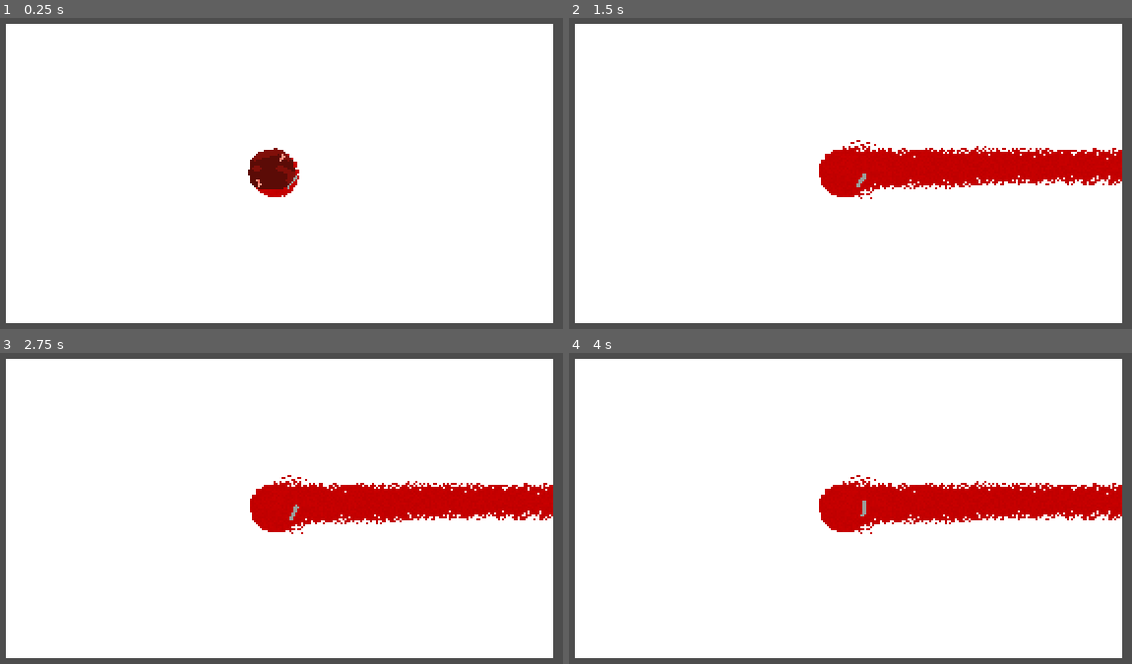
Above: before the commit, frames 1-4 (two rows, left to right).
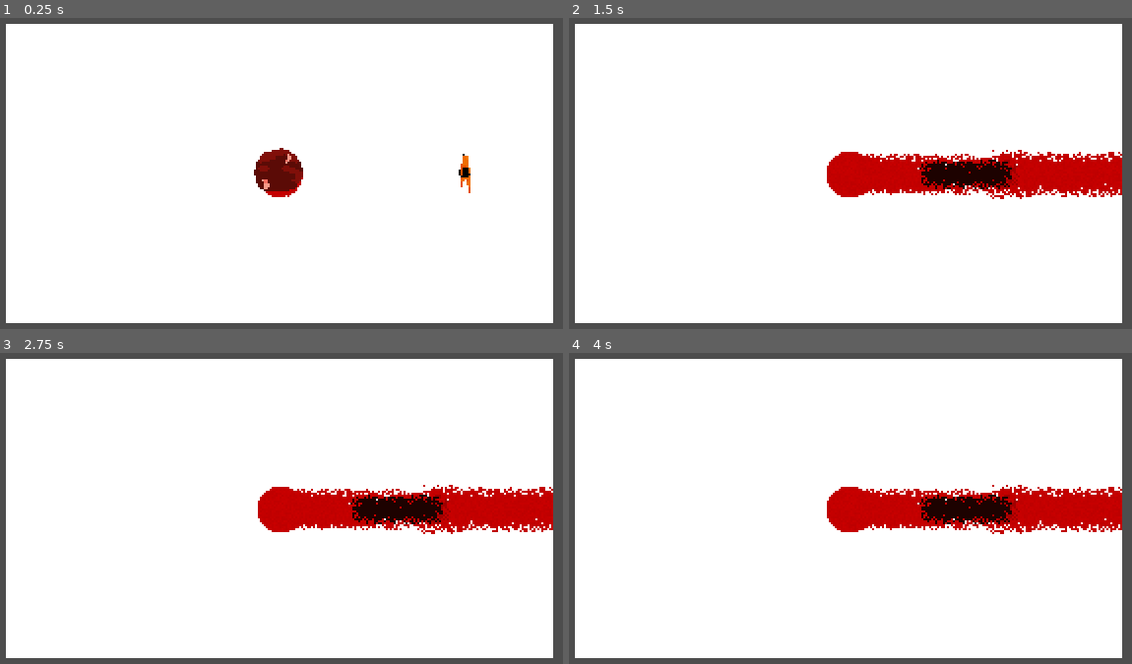
Above: after the commit, the same moments.

Repository: fawfle/blood-jam-cu
Game: Godot game, scene res://scenes/main-test-mihai.tscn
Same seed, same stepped clock (60 frames per second), same inputs: the game is played once before the commit and once after it. This scene is started directly instead of the project's main scene.
Inputs:
- Up to frame 1 (0.25 s): no input
- Up to frame 2 (1.5 s): tap Enter at 0.5, 1.35 s; hold D (right) 0.53-1.28 s; tap Shift (dash) at 0.6 s; hold S (backward) from 1.28 s (still down)
- Up to frame 3 (2.75 s): tap Space at 2 s; release S (backward) at 2.03 s; hold D (right) from 2.03 s (still down); tap Backspace at 2.1 s
- Up to frame 4 (4 s): tap Enter at 2.75 s; release D (right) at 2.78 s; hold W (forward) 2.78-3.53 s; tap 0 at 2.85 s; tap Space at 3.5 s; hold A (left) from 3.53 s (still down); tap 9 at 3.6 s

The runs differ from the first frame. In frame 1, 0.8% of the frame differs, in the area x 44-84%, y 41-58%; in frame 2, 3.6%, in the area x 44-99%, y 39-59%; in frame 3, 3.6%; in frame 4, 3.6%.

Commit message:
added flamer

Diff:
--- a/scenes/enemies/duck/duck.tscn
+++ b/scenes/enemies/duck/duck.tscn
@@ -64,6 +64,7 @@
 script = ExtResource("1_rrwfh")
 agro_distance = 40.0
 speed = 40
+blood = 10
 metadata/_custom_type_script = "uid://shvkl6fgbo11"
 
 [node name="Area2D" type="Area2D" parent="."]
--- a/scenes/enemies/enemy/enemy.gd
+++ b/scenes/enemies/enemy/enemy.gd
@@ -98,11 +98,10 @@
 	if not dying:
 		set_shields(true)
 		return
-
 	Global.blood += blood
 	Global.enemy_eaten.emit(self)
 	#set_deferred("process_mode", Node.PROCESS_MODE_DISABLED)
-	if Global.ground: Global.ground.paint_circle_color(global_position, randi_range(4,6), BLOOD_COLOR, true)
+	if Global.ground: Global.ground.paint_circle_color(global_position, randi_range(6,6), BLOOD_COLOR, true)
 	#set_deferred("process_mode", Node.PROCESS_MODE_INHERIT)
 
 	queue_free()
--- /dev/null
+++ b/scenes/enemies/flame/Flame.tscn
@@ -0,0 +1,93 @@
+[gd_scene load_steps=14 format=3 uid="uid://gg4nwdepjqwq"]
+
+[ext_resource type="Script" uid="uid://cxbvayshwwwc2" path="res://scenes/enemies/flame/flame.gd" id="1_wsa0b"]
+[ext_resource type="Texture2D" uid="uid://dofefjnoq41y8" path="res://sprites/enemies/flame/flame-fireconstant.png" id="2_lkwsg"]
+[ext_resource type="Texture2D" uid="uid://c2o1ii6leffcf" path="res://sprites/enemies/flame/flame-firestart.png" id="3_ysxqd"]
+
+[sub_resource type="AtlasTexture" id="AtlasTexture_2p2we"]
+atlas = ExtResource("2_lkwsg")
+region = Rect2(0, 0, 64, 64)
+
+[sub_resource type="AtlasTexture" id="AtlasTexture_bdyxr"]
+atlas = ExtResource("2_lkwsg")
+region = Rect2(64, 0, 64, 64)
+
+[sub_resource type="AtlasTexture" id="AtlasTexture_ux4jw"]
+atlas = ExtResource("2_lkwsg")
+region = Rect2(128, 0, 64, 64)
+
+[sub_resource type="AtlasTexture" id="AtlasTexture_8p7eo"]
+atlas = ExtResource("2_lkwsg")
+region = Rect2(192, 0, 64, 64)
+
+[sub_resource type="AtlasTexture" id="AtlasTexture_i7da1"]
+atlas = ExtResource("2_lkwsg")
+region = Rect2(256, 0, 64, 64)
+
+[sub_resource type="AtlasTexture" id="AtlasTexture_p38ub"]
+atlas = ExtResource("3_ysxqd")
+region = Rect2(0, 0, 64, 64)
+
+[sub_resource type="AtlasTexture" id="AtlasTexture_24vag"]
+atlas = ExtResource("3_ysxqd")
+region = Rect2(64, 0, 64, 64)
+
+[sub_resource type="AtlasTexture" id="AtlasTexture_xo7wx"]
+atlas = ExtResource("3_ysxqd")
+region = Rect2(128, 0, 64, 64)
+
+[sub_resource type="SpriteFrames" id="SpriteFrames_6fst6"]
+animations = [{
+"frames": [{
+"duration": 1.0,
+"texture": SubResource("AtlasTexture_2p2we")
+}, {
+"duration": 1.0,
+"texture": SubResource("AtlasTexture_bdyxr")
+}, {
+"duration": 1.0,
+"texture": SubResource("AtlasTexture_ux4jw")
+}, {
+"duration": 1.0,
+"texture": SubResource("AtlasTexture_8p7eo")
+}, {
+"duration": 1.0,
+"texture": SubResource("AtlasTexture_i7da1")
+}],
+"loop": true,
+"name": &"fire_last",
+"speed": 5.0
+}, {
+"frames": [{
+"duration": 1.0,
+"texture": SubResource("AtlasTexture_p38ub")
+}, {
+"duration": 1.0,
+"texture": SubResource("AtlasTexture_24vag")
+}, {
+"duration": 1.0,
+"texture": SubResource("AtlasTexture_xo7wx")
+}],
+"loop": false,
+"name": &"fire_start",
+"speed": 0.5
+}]
+
+[sub_resource type="CapsuleShape2D" id="CapsuleShape2D_pwxdy"]
+radius = 8.0
+height = 34.0
+
+[node name="Flame" type="Area2D"]
+script = ExtResource("1_wsa0b")
+
+[node name="AnimatedSprite2D" type="AnimatedSprite2D" parent="."]
+sprite_frames = SubResource("SpriteFrames_6fst6")
+animation = &"fire_start"
+
+[node name="CollisionShape2D" type="CollisionShape2D" parent="."]
+position = Vector2(-17, -1)
+rotation = 1.5707964
+shape = SubResource("CapsuleShape2D_pwxdy")
+
+[connection signal="body_entered" from="." to="." method="_on_body_entered"]
+[connection signal="body_exited" from="." to="." method="_on_body_exited"]
--- /dev/null
+++ b/scenes/enemies/flame/flame.gd
@@ -0,0 +1,31 @@
+extends Area2D
+
+@onready var animated_sprite = $AnimatedSprite2D
+@export var damage: float = 0.5
+const BURNT_BLOOD_COLOR = Color("1D0200")
+var flamer
+var burning_player = false
+
+func _ready() -> void:
+	animated_sprite.play("fire_start")
+	animated_sprite.play("fire_last")
+
+
+func _physics_process(_delta: float) -> void:
+	if flamer.animated_sprite.flip_h:
+		animated_sprite.flip_h = true
+		position = flamer.position + Vector2(8,-2)
+	else:
+		animated_sprite.flip_h = false
+		position = flamer.position - Vector2(8,2)
+	if burning_player:
+		Global.blood -= damage
+		Global.ground.paint_circle_color(Global.player.position, randi_range(6,6), BURNT_BLOOD_COLOR, true)
+
+func _on_body_entered(body: Node2D) -> void:
+	if body.is_in_group("player"):
+		burning_player = true
+
+func _on_body_exited(body: Node2D) -> void:
+	if body.is_in_group("player"):
+		burning_player = false
--- /dev/null
+++ b/scenes/enemies/flamer/flamer.gd
@@ -0,0 +1,56 @@
+extends Enemy
+
+@onready var animated_sprite = $AnimatedSprite2D
+@export var shot_distance: int
+var flame_scene: PackedScene = preload("res://scenes/enemies/flame/Flame.tscn")
+var is_flaming = false
+var cur_flame
+
+func flame() -> void:
+	if is_flaming: return
+	is_flaming = true
+	cur_flame = flame_scene.instantiate()
+	cur_flame.flamer = self
+	if owner: owner.add_child(cur_flame)
+	else: get_tree().add_child(cur_flame)
+
+func choose_animation() -> void:
+	if is_flaming && velocity.x > 0:
+		animated_sprite.flip_h = true
+		animated_sprite.play("run_side")
+	elif is_flaming && velocity.x < 0:
+		animated_sprite.flip_h = false
+		animated_sprite.play("run_side")
+	elif velocity == Vector2.ZERO:
+		animated_sprite.play("idle")
+	elif velocity.x > 0 && velocity.x > velocity.y:
+		animated_sprite.flip_h = true
+		animated_sprite.play("run_side")
+	elif velocity.x < 0 && velocity.x > velocity.y:
+		animated_sprite.flip_h = false
+		animated_sprite.play("run_side")
+	elif velocity.y > 0 && velocity.y > velocity.x:
+		animated_sprite.play("run_down")
+	elif velocity.y < 0 && velocity.y > velocity.x:
+		animated_sprite.play("run_up")
+
+func find_direction() -> void:
+	if position.distance_to(player.position) > shot_distance:
+		direction = position.direction_to(player.position)
+	else:
+		flame()
+
+func die():
+	dying = true
+	set_shields(false)
+	await move_towards_player()
+	if not dying:
+		set_shields(true)
+		return
+	Global.blood += blood
+	Global.enemy_eaten.emit(self)
+	#set_deferred("process_mode", Node.PROCESS_MODE_DISABLED)
+	if Global.ground: Global.ground.paint_circle_color(global_position, randi_range(6,6), BLOOD_COLOR, true)
+	#set_deferred("process_mode", Node.PROCESS_MODE_INHERIT)
+	cur_flame.queue_free()
+	queue_free()
--- /dev/null
+++ b/scenes/enemies/flamer/flamer.tscn
@@ -0,0 +1,181 @@
+[gd_scene load_steps=26 format=3 uid="uid://bugsxjyb6yvqk"]
+
+[ext_resource type="Script" uid="uid://bfw7vbam8lo10" path="res://scenes/enemies/flamer/flamer.gd" id="1_bxhk4"]
+[ext_resource type="Texture2D" uid="uid://bhw5lmi15g76l" path="res://sprites/enemies/flame/flame-idle.png" id="2_63g67"]
+[ext_resource type="Texture2D" uid="uid://dbocerbcoka0q" path="res://sprites/enemies/flame/flame-rundown.png" id="3_ivu12"]
+[ext_resource type="Texture2D" uid="uid://kvrxv1duj3jo" path="res://sprites/enemies/flame/flame-run.png" id="4_glp1x"]
+[ext_resource type="Texture2D" uid="uid://toe8yyqx4iu" path="res://sprites/enemies/flame/flame-runup.png" id="5_1lcxs"]
+
+[sub_resource type="CapsuleShape2D" id="CapsuleShape2D_fkmd8"]
+radius = 4.0
+height = 20.0
+
+[sub_resource type="AtlasTexture" id="AtlasTexture_4eu0n"]
+atlas = ExtResource("2_63g67")
+region = Rect2(0, 0, 64, 64)
+
+[sub_resource type="AtlasTexture" id="AtlasTexture_bws4h"]
+atlas = ExtResource("3_ivu12")
+region = Rect2(0, 0, 64, 64)
+
+[sub_resource type="AtlasTexture" id="AtlasTexture_anbmj"]
+atlas = ExtResource("3_ivu12")
+region = Rect2(64, 0, 64, 64)
+
+[sub_resource type="AtlasTexture" id="AtlasTexture_s2rwf"]
+atlas = ExtResource("3_ivu12")
+region = Rect2(128, 0, 64, 64)
+
+[sub_resource type="AtlasTexture" id="AtlasTexture_ppeyn"]
+atlas = ExtResource("3_ivu12")
+region = Rect2(192, 0, 64, 64)
+
+[sub_resource type="AtlasTexture" id="AtlasTexture_3gw1l"]
+atlas = ExtResource("4_glp1x")
+region = Rect2(0, 0, 64, 64)
+
+[sub_resource type="AtlasTexture" id="AtlasTexture_42mn2"]
+atlas = ExtResource("4_glp1x")
+region = Rect2(64, 0, 64, 64)
+
+[sub_resource type="AtlasTexture" id="AtlasTexture_72j6i"]
+atlas = ExtResource("4_glp1x")
+region = Rect2(128, 0, 64, 64)
+
+[sub_resource type="AtlasTexture" id="AtlasTexture_iangf"]
+atlas = ExtResource("4_glp1x")
+region = Rect2(192, 0, 64, 64)
+
+[sub_resource type="AtlasTexture" id="AtlasTexture_ttqrf"]
+atlas = ExtResource("4_glp1x")
+region = Rect2(256, 0, 64, 64)
+
+[sub_resource type="AtlasTexture" id="AtlasTexture_pj1st"]
+atlas = ExtResource("4_glp1x")
+region = Rect2(320, 0, 64, 64)
+
+[sub_resource type="AtlasTexture" id="AtlasTexture_t6e1r"]
+atlas = ExtResource("4_glp1x")
+region = Rect2(384, 0, 64, 64)
+
+[sub_resource type="AtlasTexture" id="AtlasTexture_tvap5"]
+atlas = ExtResource("4_glp1x")
+region = Rect2(448, 0, 64, 64)
+
+[sub_resource type="AtlasTexture" id="AtlasTexture_e8cyc"]
+atlas = ExtResource("5_1lcxs")
+region = Rect2(0, 0, 64, 64)
+
+[sub_resource type="AtlasTexture" id="AtlasTexture_3sg8c"]
+atlas = ExtResource("5_1lcxs")
+region = Rect2(64, 0, 64, 64)
+
+[sub_resource type="AtlasTexture" id="AtlasTexture_gxcd3"]
+atlas = ExtResource("5_1lcxs")
+region = Rect2(128, 0, 64, 64)
+
+[sub_resource type="AtlasTexture" id="AtlasTexture_cmngv"]
+atlas = ExtResource("5_1lcxs")
+region = Rect2(192, 0, 64, 64)
+
+[sub_resource type="SpriteFrames" id="SpriteFrames_4gvip"]
+animations = [{
+"frames": [{
+"duration": 1.0,
+"texture": SubResource("AtlasTexture_4eu0n")
+}],
+"loop": true,
+"name": &"idle",
+"speed": 5.0
+}, {
+"frames": [{
+"duration": 1.0,
+"texture": SubResource("AtlasTexture_bws4h")
+}, {
+"duration": 1.0,
+"texture": SubResource("AtlasTexture_anbmj")
+}, {
+"duration": 1.0,
+"texture": SubResource("AtlasTexture_s2rwf")
+}, {
+"duration": 1.0,
+"texture": SubResource("AtlasTexture_ppeyn")
+}],
+"loop": true,
+"name": &"run_down",
+"speed": 5.0
+}, {
+"frames": [{
+"duration": 1.0,
+"texture": SubResource("AtlasTexture_3gw1l")
+}, {
+"duration": 1.0,
+"texture": SubResource("AtlasTexture_42mn2")
+}, {
+"duration": 1.0,
+"texture": SubResource("AtlasTexture_72j6i")
+}, {
+"duration": 1.0,
+"texture": SubResource("AtlasTexture_iangf")
+}, {
+"duration": 1.0,
+"texture": SubResource("AtlasTexture_ttqrf")
+}, {
+"duration": 1.0,
+"texture": SubResource("AtlasTexture_pj1st")
+}, {
+"duration": 1.0,
+"texture": SubResource("AtlasTexture_t6e1r")
+}, {
+"duration": 1.0,
+"texture": SubResource("AtlasTexture_tvap5")
+}],
+"loop": true,
+"name": &"run_side",
+"speed": 5.0
+}, {
+"frames": [{
+"duration": 1.0,
+"texture": SubResource("AtlasTexture_e8cyc")
+}, {
+"duration": 1.0,
+"texture": SubResource("AtlasTexture_3sg8c")
+}, {
+"duration": 1.0,
+"texture": SubResource("AtlasTexture_gxcd3")
+}, {
+"duration": 1.0,
+"texture": SubResource("AtlasTexture_cmngv")
+}],
+"loop": true,
+"name": &"run_up",
+"speed": 5.0
+}]
+
+[sub_resource type="CapsuleShape2D" id="CapsuleShape2D_7alol"]
+radius = 3.0
+height = 18.0
+
+[node name="Flamer" type="CharacterBody2D"]
+script = ExtResource("1_bxhk4")
+shot_distance = 50
+speed = 23
+blood = 24
+metadata/_custom_type_script = "uid://shvkl6fgbo11"
+
+[node name="Area2D" type="Area2D" parent="."]
+collision_layer = 4
+
+[node name="CollisionShape2D" type="CollisionShape2D" parent="Area2D"]
+shape = SubResource("CapsuleShape2D_fkmd8")
+
+[node name="Timer" type="Timer" parent="."]
+wait_time = 3.0
+autostart = true
+
+[node name="AnimatedSprite2D" type="AnimatedSprite2D" parent="."]
+sprite_frames = SubResource("SpriteFrames_4gvip")
+animation = &"run_up"
+
+[node name="CollisionShape2D2" type="CollisionShape2D" parent="."]
+shape = SubResource("CapsuleShape2D_7alol")
--- a/scenes/enemies/projectile/projectile.gd
+++ b/scenes/enemies/projectile/projectile.gd
@@ -4,6 +4,7 @@
 @export var speed: int = 100
 
 var direction: Vector2
+const SHOT_BLOD_COLOR = Color(0.441, 0.071, 0.022, 1.0)
 
 func _physics_process(delta: float) -> void:
 	position += direction * speed * delta
@@ -11,4 +12,5 @@
 func _on_body_entered(body: Node2D) -> void:
 	if body.is_in_group("player"):
 		Global.blood -= damage
+		Global.ground.paint_circle_color(global_position, randi_range(6,6), SHOT_BLOD_COLOR, true)
 	queue_free()
--- a/scenes/main-test-mihai.tscn
+++ b/scenes/main-test-mihai.tscn
@@ -2,7 +2,7 @@
 
 [ext_resource type="PackedScene" uid="uid://dbxpkx7jsbcf2" path="res://scenes/ground/ground.tscn" id="1_wnato"]
 [ext_resource type="PackedScene" uid="uid://c0xl0mbw34dfe" path="res://scenes/player/player.tscn" id="2_tmai7"]
-[ext_resource type="PackedScene" uid="uid://urujg6q1wbmg" path="res://scenes/enemies/shield/shield.tscn" id="4_ybwf0"]
+[ext_resource type="PackedScene" uid="uid://bugsxjyb6yvqk" path="res://scenes/enemies/flamer/flamer.tscn" id="4_tmai7"]
 
 [node name="Main" type="Node2D"]
 
@@ -13,17 +13,5 @@
 
 [node name="Player" parent="." instance=ExtResource("2_tmai7")]
 
-[node name="Wall_test" parent="."]
-_import_path = NodePath("")
-unique_name_in_owner = false
-process_mode = 0
-process_priority = 0
-process_physics_priority = 0
-process_thread_group = 0
-physics_interpolation_mode = 0
-auto_translate_mode = 0
-editor_description = ""
-position = Vector2(0, 70)
-script = null
-
-[node name="Shield" parent="." instance=ExtResource("4_ybwf0")]
+[node name="Flamer" parent="." instance=ExtResource("4_tmai7")]
+position = Vector2(100, 1)
--- a/scenes/main.gd
+++ b/scenes/main.gd
@@ -5,7 +5,8 @@
 	SHOOTER,
 	SHIELDED,
 	JANITOR,
-	DUCK
+	DUCK,
+	FLAMER
 }
 
 const wall_scene := preload("res://scenes/wall/wall.tscn")
@@ -29,6 +30,7 @@
 var shielded_scene: PackedScene = preload("res://scenes/enemies/shielded/shielded.tscn")
 var janitor_scene: PackedScene = preload("res://scenes/enemies/janitor/janitor.tscn")
 var duck_scene: PackedScene = preload("res://scenes/enemies/duck/duck.tscn")
+var flamer_scene: PackedScene = preload("res://scenes/enemies/flamer/flamer.tscn")
 
 const WALL_WIDTH: float = 1
 
@@ -38,7 +40,8 @@
 	EnemyType.SHOOTER: shooter_scene,
 	EnemyType.SHIELDED: shielded_scene,
 	EnemyType.JANITOR: janitor_scene,
-	EnemyType.DUCK: duck_scene
+	EnemyType.DUCK: duck_scene,
+	EnemyType.FLAMER: flamer_scene
 }
 
 ## map types to spawn rates
@@ -47,7 +50,8 @@
 	EnemyType.SHOOTER: 100,
 	EnemyType.SHIELDED: 100,
 	EnemyType.JANITOR: 100,
-	EnemyType.DUCK: 100
+	EnemyType.DUCK: 100,
+	EnemyType.FLAMER: 100
 }
 
 func _init() -> void:
Not shown, added: scenes/enemies/flame/flame.gd.uid
Not shown, added: scenes/enemies/flamer/flamer.gd.uid
Not shown, added: sprites/enemies/flame/flame-fireconstant.png.import
Not shown, added: sprites/enemies/flame/flame-firestart.png.import
Not shown, added: sprites/enemies/flame/flame-idle.png.import
Not shown, added: sprites/enemies/flame/flame-idledown.png.import
Not shown, added: sprites/enemies/flame/flame-idleup.png.import
Not shown, added: sprites/enemies/flame/flame-run.png.import
Not shown, added: sprites/enemies/flame/flame-rundown.png.import
Not shown, added: sprites/enemies/flame/flame-runup.png.import
